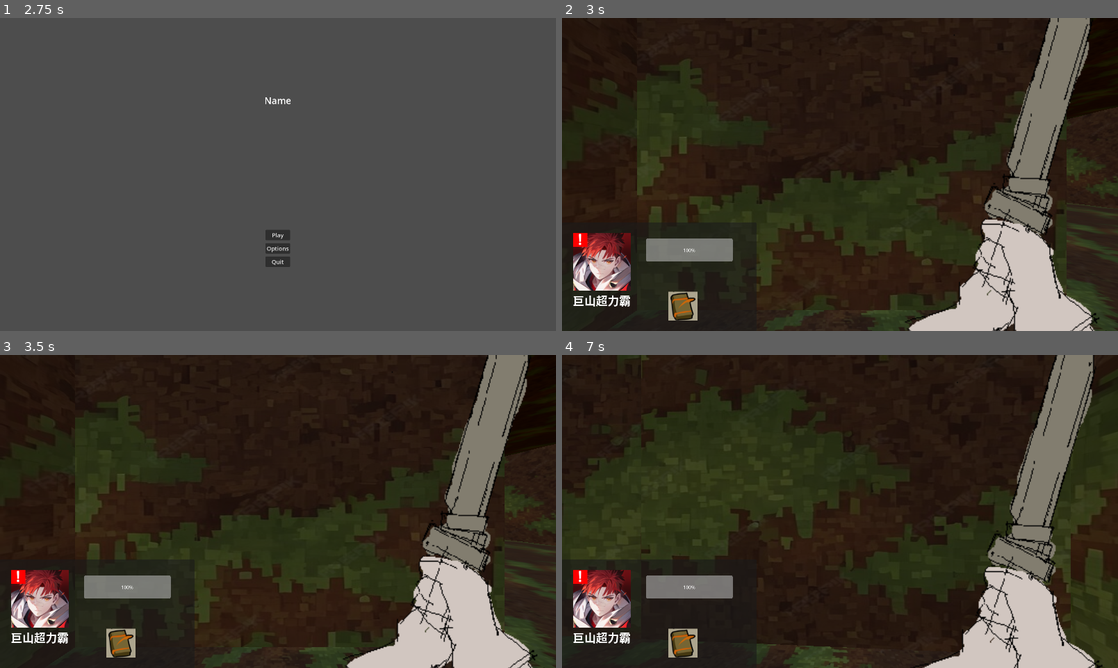
Above: before the commit, frames 1-4 (two rows, left to right).
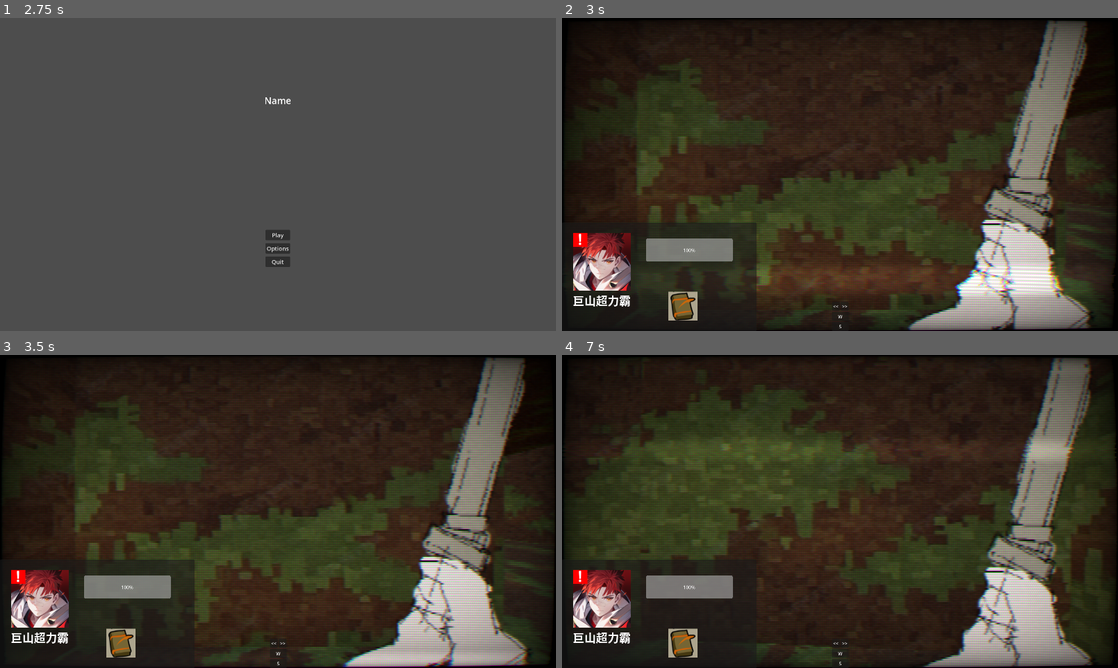
Above: after the commit, the same moments.

Repository: vinelin/godot-Booom
Game: Godot game, scene res://globals/transitions/scene_transition.tscn
The game is run twice, just before and just after one commit, with the same random seed, the same clock (stepped at 60 frames per second) and the same inputs.
Inputs:
- Up to frame 1 (2.75 s): hold D (turn_right) 0.53-1.28 s; hold S (move_backward) 1.28-2.03 s; hold D (turn_right) from 2.03 s (still down)
- Up to frame 2 (3 s): release D (turn_right) at 2.75 s; click "Play" at 2.75 s
- Up to frame 3 (3.5 s): no input
- Up to frame 4 (7 s): hold W (move_forward) 3.53-4.28 s; hold A (turn_left) 4.28-5.78 s; tap Escape (esc) at 4.9 s; hold S (move_backward) 5.78-6.53 s; hold D (turn_right) from 6.53 s (still down)

Frame 1 is identical in both runs. In frame 2, 31% of the frame differs, in the area x 0-100%, y 0-100%; in frame 3, 27%; in frame 4, 31%.

Commit message:
修复CRT BUG 删除手臂

Diff:
--- a/Project_1/entities/player/player.gd
+++ b/Project_1/entities/player/player.gd
@@ -3,7 +3,7 @@
 const ANGLE_ERROR: float = 0.01
 
 @export var speed: float = 40.0
-@onready var anim_player: AnimationPlayer = $CanvasLayer/Control/AnimationPlayer
+@onready var anim_player: AnimationPlayer = %"PlayerAnimator"
 @onready var is_moving: bool = false
 @onready var cur_pos: Vector3 = Main.player_pos
 @onready var cur_rotation: int = 1
--- a/Project_1/entities/player/player.tscn
+++ b/Project_1/entities/player/player.tscn
@@ -1,13 +1,74 @@
-[gd_scene load_steps=12 format=3 uid="uid://dmdvyspy6prrm"]
+[gd_scene load_steps=11 format=3 uid="uid://dmdvyspy6prrm"]
 
 [ext_resource type="Script" path="res://entities/player/player.gd" id="1_8d4x2"]
-[ext_resource type="PackedScene" uid="uid://fkt3vltjpyn7" path="res://entities/player/psx_first_person_arms.tscn" id="2_f7swo"]
 [ext_resource type="Shader" path="res://shaders/CRT.gdshader" id="2_obkwn"]
 [ext_resource type="Texture2D" uid="uid://bdm37f7jk6xru" path="res://entities/player/panel_info/temp_portrait.png" id="4_c5f2v"]
 [ext_resource type="Texture2D" uid="uid://cafr7gbdqvpkv" path="res://entities/player/panel_info/temp_backpack.png" id="5_pi1bl"]
 [ext_resource type="Texture2D" uid="uid://de34q18hosa5s" path="res://entities/player/spritesheet/sword/sword_idle.png" id="6_yghrm"]
 
 [sub_resource type="CapsuleMesh" id="CapsuleMesh_25ila"]
+
+[sub_resource type="Animation" id="Animation_75crw"]
+length = 0.001
+tracks/0/type = "value"
+tracks/0/imported = false
+tracks/0/enabled = true
+tracks/0/path = NodePath("../CanvasLayer2/SpriteHand:texture")
+tracks/0/interp = 1
+tracks/0/loop_wrap = true
+tracks/0/keys = {
+"times": PackedFloat32Array(0),
+"transitions": PackedFloat32Array(1),
+"update": 1,
+"values": [ExtResource("6_yghrm")]
+}
+tracks/1/type = "value"
+tracks/1/imported = false
+tracks/1/enabled = true
+tracks/1/path = NodePath("../CanvasLayer2/SpriteHand:frame")
+tracks/1/interp = 1
+tracks/1/loop_wrap = true
+tracks/1/keys = {
+"times": PackedFloat32Array(0),
+"transitions": PackedFloat32Array(1),
+"update": 1,
+"values": [0]
+}
+
+[sub_resource type="Animation" id="Animation_b0hwe"]
+resource_name = "idle"
+length = 0.6
+loop_mode = 1
+tracks/0/type = "value"
+tracks/0/imported = false
+tracks/0/enabled = true
+tracks/0/path = NodePath("../CanvasLayer2/SpriteHand:texture")
+tracks/0/interp = 1
+tracks/0/loop_wrap = true
+tracks/0/keys = {
+"times": PackedFloat32Array(0),
+"transitions": PackedFloat32Array(1),
+"update": 1,
+"values": [ExtResource("6_yghrm")]
+}
+tracks/1/type = "value"
+tracks/1/imported = false
+tracks/1/enabled = true
+tracks/1/path = NodePath("../CanvasLayer2/SpriteHand:frame")
+tracks/1/interp = 1
+tracks/1/loop_wrap = true
+tracks/1/keys = {
+"times": PackedFloat32Array(0, 0.2, 0.4, 0.6),
+"transitions": PackedFloat32Array(1, 1, 1, 1),
+"update": 1,
+"values": [0, 1, 2, 3]
+}
+
+[sub_resource type="AnimationLibrary" id="AnimationLibrary_153i2"]
+_data = {
+"RESET": SubResource("Animation_75crw"),
+"idle": SubResource("Animation_b0hwe")
+}
 
 [sub_resource type="ShaderMaterial" id="ShaderMaterial_rrwot"]
 shader = ExtResource("2_obkwn")
@@ -26,68 +87,6 @@
 shader_parameter/scan_line_strength = -8.0
 shader_parameter/pixel_strength = -2.0
 
-[sub_resource type="Animation" id="Animation_b0hwe"]
-resource_name = "idle"
-length = 0.6
-loop_mode = 1
-tracks/0/type = "value"
-tracks/0/imported = false
-tracks/0/enabled = true
-tracks/0/path = NodePath("../CanvasLayer/Control/SpriteHand:texture")
-tracks/0/interp = 1
-tracks/0/loop_wrap = true
-tracks/0/keys = {
-"times": PackedFloat32Array(0),
-"transitions": PackedFloat32Array(1),
-"update": 1,
-"values": [ExtResource("6_yghrm")]
-}
-tracks/1/type = "value"
-tracks/1/imported = false
-tracks/1/enabled = true
-tracks/1/path = NodePath("../CanvasLayer/Control/SpriteHand:frame")
-tracks/1/interp = 1
-tracks/1/loop_wrap = true
-tracks/1/keys = {
-"times": PackedFloat32Array(0, 0.2, 0.4, 0.6),
-"transitions": PackedFloat32Array(1, 1, 1, 1),
-"update": 1,
-"values": [0, 1, 2, 3]
-}
-
-[sub_resource type="Animation" id="Animation_75crw"]
-length = 0.001
-tracks/0/type = "value"
-tracks/0/imported = false
-tracks/0/enabled = true
-tracks/0/path = NodePath("../CanvasLayer/Control/SpriteHand:texture")
-tracks/0/interp = 1
-tracks/0/loop_wrap = true
-tracks/0/keys = {
-"times": PackedFloat32Array(0),
-"transitions": PackedFloat32Array(1),
-"update": 1,
-"values": [ExtResource("6_yghrm")]
-}
-tracks/1/type = "value"
-tracks/1/imported = false
-tracks/1/enabled = true
-tracks/1/path = NodePath("../CanvasLayer/Control/SpriteHand:frame")
-tracks/1/interp = 1
-tracks/1/loop_wrap = true
-tracks/1/keys = {
-"times": PackedFloat32Array(0),
-"transitions": PackedFloat32Array(1),
-"update": 1,
-"values": [0]
-}
-
-[sub_resource type="AnimationLibrary" id="AnimationLibrary_153i2"]
-_data = {
-"RESET": SubResource("Animation_75crw"),
-"idle": SubResource("Animation_b0hwe")
-}
-
 [node name="player" type="CharacterBody3D"]
 script = ExtResource("1_8d4x2")
 
@@ -96,14 +95,24 @@
 
 [node name="Camera3D" type="Camera3D" parent="."]
 
-[node name="PSX_First_Person_Arms" parent="Camera3D" instance=ExtResource("2_f7swo")]
-transform = Transform3D(-1, 0, -8.74228e-08, 0, 1, 0, 8.74228e-08, 0, -1, 0, -1.58557, 0.000464678)
-visible = false
+[node name="CanvasLayer2" type="CanvasLayer" parent="."]
+
+[node name="SpriteHand" type="Sprite2D" parent="CanvasLayer2"]
+position = Vector2(928, 576)
+scale = Vector2(3.59375, 3.59375)
+texture = ExtResource("6_yghrm")
+hframes = 4
+
+[node name="PlayerAnimator" type="AnimationPlayer" parent="CanvasLayer2"]
+unique_name_in_owner = true
+root_node = NodePath("../../Camera3D")
+libraries = {
+"": SubResource("AnimationLibrary_153i2")
+}
 
 [node name="CanvasLayer" type="CanvasLayer" parent="."]
 
 [node name="CRT-Effect" type="ColorRect" parent="CanvasLayer"]
-visible = false
 material = SubResource("ShaderMaterial_rrwot")
 anchors_preset = 15
 anchor_right = 1.0
@@ -143,16 +152,16 @@
 layout_mode = 2
 text = "S"
 
-[node name="Control" type="Control" parent="CanvasLayer"]
+[node name="UI" type="Control" parent="CanvasLayer"]
 layout_mode = 3
-anchors_preset = 2
-anchor_top = 1.0
-anchor_bottom = 1.0
-offset_top = -40.0
-offset_right = 40.0
-grow_vertical = 0
-
-[node name="PanelContainer" type="PanelContainer" parent="CanvasLayer/Control"]
+anchors_preset = 15
+anchor_right = 1.0
+anchor_bottom = 1.0
+grow_horizontal = 2
+grow_vertical = 2
+mouse_filter = 2
+
+[node name="PanelContainer" type="PanelContainer" parent="CanvasLayer/UI"]
 layout_mode = 1
 anchors_preset = 2
 anchor_top = 1.0
@@ -161,19 +170,19 @@
 offset_right = 670.0
 grow_vertical = 0
 
-[node name="MarginContainer" type="MarginContainer" parent="CanvasLayer/Control/PanelContainer"]
+[node name="MarginContainer" type="MarginContainer" parent="CanvasLayer/UI/PanelContainer"]
 layout_mode = 2
 theme_override_constants/margin_left = 35
 theme_override_constants/margin_top = 35
 theme_override_constants/margin_right = 35
 theme_override_constants/margin_bottom = 35
 
-[node name="GridContainer" type="GridContainer" parent="CanvasLayer/Control/PanelContainer/MarginContainer"]
+[node name="GridContainer" type="GridContainer" parent="CanvasLayer/UI/PanelContainer/MarginContainer"]
 layout_mode = 2
 theme_override_constants/h_separation = 130
 columns = 2
 
-[node name="Img_Portrait" type="TextureRect" parent="CanvasLayer/Control/PanelContainer/MarginContainer/GridContainer"]
+[node name="Img_Portrait" type="TextureRect" parent="CanvasLayer/UI/PanelContainer/MarginContainer/GridContainer"]
 custom_minimum_size = Vector2(200, 200)
 layout_mode = 2
 size_flags_horizontal = 0
@@ -182,10 +191,10 @@
 expand_mode = 1
 metadata/_edit_use_anchors_ = true
 
-[node name="Control" type="Control" parent="CanvasLayer/Control/PanelContainer/MarginContainer/GridContainer"]
-layout_mode = 2
-
-[node name="ProgressBar" type="ProgressBar" parent="CanvasLayer/Control/PanelContainer/MarginContainer/GridContainer/Control"]
+[node name="Control" type="Control" parent="CanvasLayer/UI/PanelContainer/MarginContainer/GridContainer"]
+layout_mode = 2
+
+[node name="ProgressBar" type="ProgressBar" parent="CanvasLayer/UI/PanelContainer/MarginContainer/GridContainer/Control"]
 layout_mode = 2
 anchor_left = -0.77
 anchor_top = 0.1
@@ -197,32 +206,20 @@
 value = 100.0
 metadata/_edit_use_anchors_ = true
 
-[node name="Text_Name" type="RichTextLabel" parent="CanvasLayer/Control/PanelContainer/MarginContainer/GridContainer"]
+[node name="Text_Name" type="RichTextLabel" parent="CanvasLayer/UI/PanelContainer/MarginContainer/GridContainer"]
 layout_mode = 2
 size_flags_vertical = 3
 theme_override_font_sizes/normal_font_size = 40
 text = "巨山超力霸"
 metadata/_edit_use_anchors_ = true
 
-[node name="Img_Backpack" type="TextureRect" parent="CanvasLayer/Control/PanelContainer/MarginContainer/GridContainer"]
+[node name="Img_Backpack" type="TextureRect" parent="CanvasLayer/UI/PanelContainer/MarginContainer/GridContainer"]
 custom_minimum_size = Vector2(100, 100)
 layout_mode = 2
 size_flags_horizontal = 4
 texture = ExtResource("5_pi1bl")
 expand_mode = 1
 metadata/_edit_use_anchors_ = true
-
-[node name="SpriteHand" type="Sprite2D" parent="CanvasLayer/Control"]
-position = Vector2(928, -464)
-scale = Vector2(3.59375, 3.59375)
-texture = ExtResource("6_yghrm")
-hframes = 4
-
-[node name="AnimationPlayer" type="AnimationPlayer" parent="CanvasLayer/Control"]
-root_node = NodePath("../../../Camera3D")
-libraries = {
-"": SubResource("AnimationLibrary_153i2")
-}
 
 [connection signal="pressed" from="CanvasLayer/CRT-Effect/VBoxContainer/HBoxContainer/btn_left" to="." method="_on_btn_left_pressed"]
 [connection signal="pressed" from="CanvasLayer/CRT-Effect/VBoxContainer/HBoxContainer/btn_right" to="." method="_on_btn_right_pressed"]
--- a/Project_1/entities/player/psx_first_person_arms.tscn
+++ /dev/null
@@ -1,57 +0,0 @@
-[gd_scene load_steps=2 format=3 uid="uid://fkt3vltjpyn7"]
-
-[ext_resource type="PackedScene" uid="uid://bl5kdhneesci" path="res://entities/player/PSX_First_Person_Arms.glb" id="1_anxo4"]
-
-[node name="PSX_First_Person_Arms" instance=ExtResource("1_anxo4")]
-
-[node name="Skeleton3D" parent="arms_armature" index="0"]
-bones/2/rotation = Quaternion(-0.559948, -0.414083, -0.287512, 0.657519)
-bones/3/rotation = Quaternion(0.294223, 0.693023, -0.620203, 0.220229)
-bones/4/rotation = Quaternion(0.525403, -0.161166, 0.662771, 0.508638)
-bones/5/rotation = Quaternion(-0.559948, 0.414083, 0.287512, 0.657519)
-bones/6/rotation = Quaternion(0.294223, -0.693023, 0.620203, 0.220229)
-bones/7/rotation = Quaternion(0.525403, 0.161167, -0.662771, 0.508638)
-bones/8/position = Vector3(0.239927, 1.64848, 0.264803)
-bones/8/rotation = Quaternion(-0.457468, -0.822009, 0.0559587, 0.334504)
-bones/9/rotation = Quaternion(-0.0128282, 0.0155891, -0.708253, 0.70567)
-bones/10/rotation = Quaternion(0.106666, 0.757044, -0.0276167, 0.644006)
-bones/11/rotation = Quaternion(0.607524, -0.0335636, -0.0309626, 0.792988)
-bones/12/rotation = Quaternion(0.556689, -0.00460996, 0.0328454, 0.830058)
-bones/13/rotation = Quaternion(0.673289, 0.0266768, -0.0114418, 0.738809)
-bones/14/rotation = Quaternion(0.0445707, 0.535473, 0.32832, 0.776845)
-bones/15/rotation = Quaternion(0.323055, -0.0173765, 0.00325232, 0.946215)
-bones/16/rotation = Quaternion(0.490693, -0.0204748, 0.00453313, 0.87108)
-bones/17/rotation = Quaternion(0.0490461, 0.690754, -0.0718411, 0.717838)
-bones/18/rotation = Quaternion(0.574563, 0.0137335, -0.0066402, 0.818318)
-bones/19/rotation = Quaternion(0.545119, -0.0142989, 0.0144166, 0.838112)
-bones/20/rotation = Quaternion(0.677877, -0.0138884, 0.0158568, 0.734873)
-bones/21/rotation = Quaternion(0.00151057, 0.678671, -0.0964992, 0.728074)
-bones/22/rotation = Quaternion(0.601178, 0.0244091, 0.00225199, 0.798739)
-bones/23/rotation = Quaternion(0.534533, 0.00283199, 0.0224471, 0.844845)
-bones/24/rotation = Quaternion(0.689123, -0.000262268, 0.000224079, 0.724644)
-bones/25/rotation = Quaternion(-0.00698561, 0.64412, -0.134169, 0.753034)
-bones/26/rotation = Quaternion(0.644902, 0.00572128, 0.0436152, 0.762999)
-bones/27/rotation = Quaternion(0.495722, -0.0102205, -0.00866059, 0.868378)
-bones/28/rotation = Quaternion(0.687627, 0.00472417, 0.0279202, 0.725512)
-bones/29/position = Vector3(-0.239927, 1.64848, 0.264803)
-bones/29/rotation = Quaternion(-0.457468, 0.822009, -0.0559587, 0.334504)
-bones/30/rotation = Quaternion(-0.0128282, -0.0155891, 0.708253, 0.70567)
-bones/31/rotation = Quaternion(0.106666, -0.757044, 0.0276167, 0.644006)
-bones/32/rotation = Quaternion(0.607524, 0.0335636, 0.0309626, 0.792988)
-bones/33/rotation = Quaternion(0.556689, 0.00460995, -0.0328454, 0.830058)
-bones/34/rotation = Quaternion(0.673289, -0.0266769, 0.0114418, 0.738809)
-bones/35/rotation = Quaternion(0.0445706, -0.535473, -0.32832, 0.776845)
-bones/36/rotation = Quaternion(0.323055, 0.0173765, -0.00325232, 0.946215)
-bones/37/rotation = Quaternion(0.490693, 0.0204748, -0.00453315, 0.87108)
-bones/38/rotation = Quaternion(0.0490461, -0.690754, 0.0718411, 0.717838)
-bones/39/rotation = Quaternion(0.574563, -0.0137335, 0.00664021, 0.818318)
-bones/40/rotation = Quaternion(0.545119, 0.0142989, -0.0144166, 0.838112)
-bones/41/rotation = Quaternion(0.677877, 0.0138884, -0.0158568, 0.734873)
-bones/42/rotation = Quaternion(0.00151056, -0.678671, 0.0964992, 0.728074)
-bones/43/rotation = Quaternion(0.601178, -0.0244091, -0.002252, 0.798739)
-bones/44/rotation = Quaternion(0.534533, -0.00283198, -0.0224471, 0.844845)
-bones/45/rotation = Quaternion(0.689123, 0.000262275, -0.000224118, 0.724644)
-bones/46/rotation = Quaternion(-0.00698564, -0.64412, 0.134169, 0.753034)
-bones/47/rotation = Quaternion(0.644902, -0.00572127, -0.0436152, 0.762999)
-bones/48/rotation = Quaternion(0.495722, 0.0102205, 0.00866058, 0.868378)
-bones/49/rotation = Quaternion(0.687627, -0.00472416, -0.0279202, 0.725512)
Binary file removed: Project_1/entities/player/PSX_First_Person_Arms.glb
Not shown, removed: Project_1/entities/player/PSX_First_Person_Arms.glb.import
Binary file removed: Project_1/entities/player/PSX_First_Person_Arms_arms.png
Not shown, removed: Project_1/entities/player/PSX_First_Person_Arms_arms.png.import
